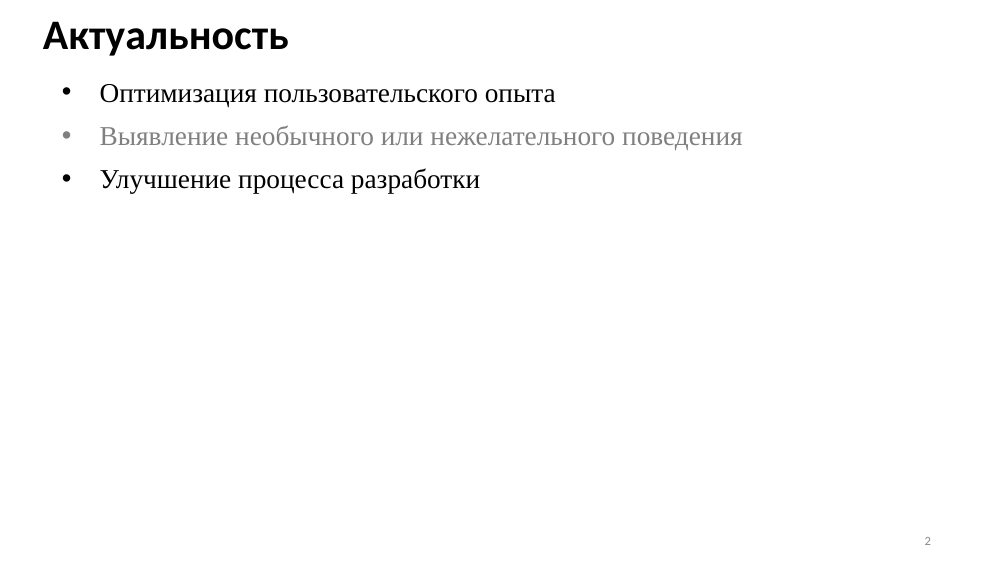
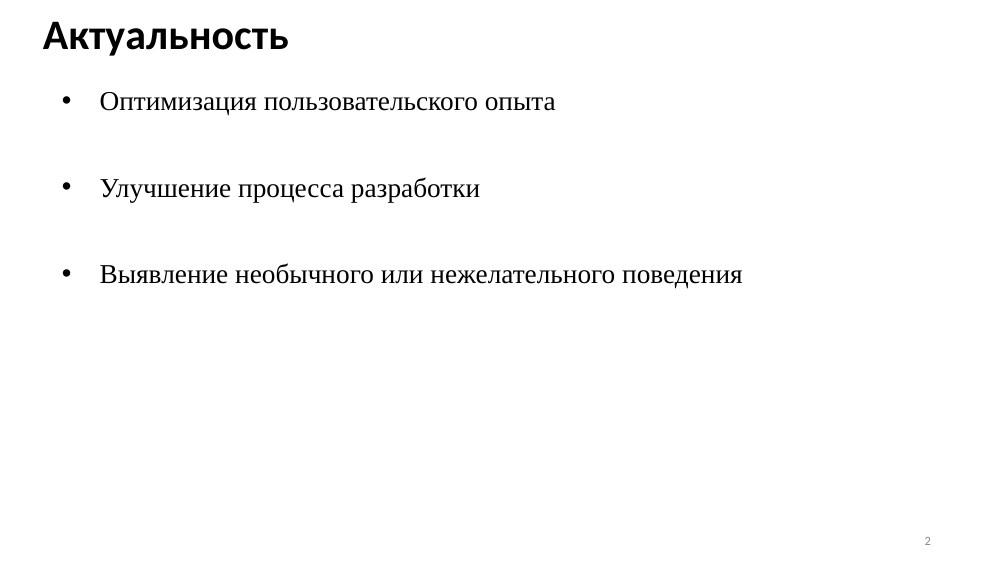
Before and after one commit to Inlucker/8semestr, a slide deck: slide 2 of ВКР/Презентация/ПронинАС_ВКР_презентация.pptx. Drawn at 1008x567 pixels with LibreOffice and Linux fonts; fonts in the diff are those of the drawing. Boxes give left, top, right and bottom in pixels: in the first picture for what was removed or moved away, otherwise in the second. Text is boxed around its words. In the diff, an @@ line names an element or a change of style, - is before the commit and + after.

```diff
--- a/ВКР/Презентация/ПронинАС_ВКР_презентация.pptx
+++ b/ВКР/Презентация/ПронинАС_ВКР_презентация.pptx
@@ text "Оптимизация пользовательского опыта": place and size @@
-text "Оптимизация пользовательского опыта" at box(100, 84, 743, 194)
+text "Оптимизация пользовательского опыта" at box(100, 92, 743, 288)
@@ text at box(100, 177, 480, 202): paragraph added @@
+• Улучшение процесса разработки
@@ text at box(100, 168, 480, 194): paragraph removed @@
-• Улучшение процесса разработки
@@ text at box(100, 263, 743, 288): text colour #808080 to #000000 in "Выявление необычного или нежелательного поведения" @@
```
Also in this commit, not shown: 3 other slides changed, 2 slides added, 3 other files.
